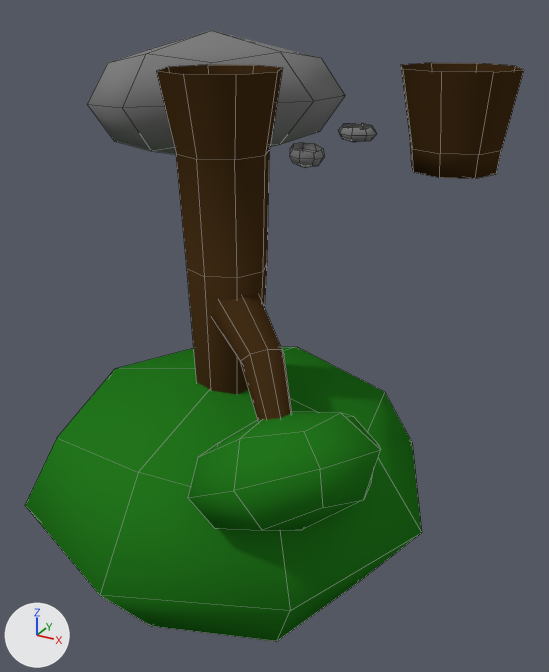
Two versions of the Blender file Assets/Models/TileAssets.blend, one commit apart.
Camera for both pictures: a camera (50 mm lens) standing at (0.996, -1.556, 0.241) and looking at (0.099, 0.076, -0.575). Arrows for +X, +Y and +Z are at lower left; the lights stay in place. Mesh edges are drawn as thin lines.

Names of what the first picture shows: 'Pebble_02', 'Rock_01', 'TreeStump_01', 'Tree_01'.
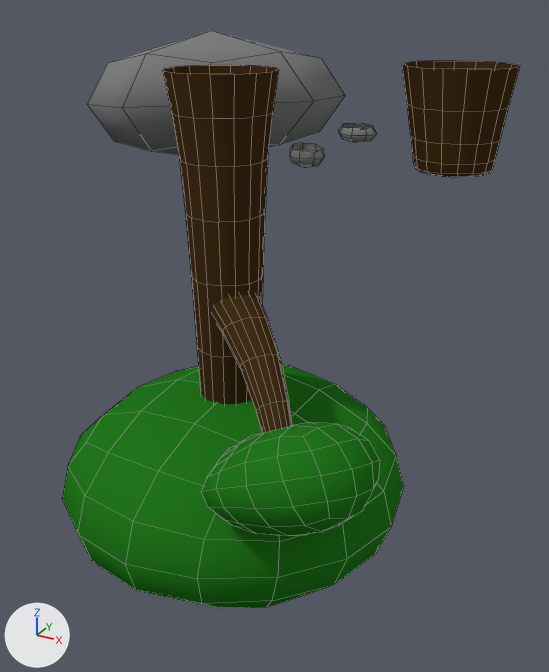
The change, as a list of edits to the scene's bpy script:
```text
Change me_cube_006:
    used by ob_treestump_01; location = (0.462, 0.327, 0.0)
    verts and faces of me_cube_006; kept vertices keep their numbers, new ones are numbered from 25
    before: 0 (-0.105, -0.105, 0.1) at pixel (402, 68), 1 (-0.105, 0.105, 0.1) at pixel (431, 62), 2 (0.105, -0.105, 0.1) at pixel (493, 72), 3 (0.105, 0.105, 0.1) at pixel (515, 65), 4 (0.0, 0.148, 0.1) at pixel (476, 63)
    before: 5 (0.0, -0.148, 0.1) at pixel (441, 71), 6 (-0.148, 0.0, 0.1) at pixel (400, 64), 7 (0.148, 0.0, 0.1) at pixel (523, 69)
    remove me_cube_006.from_pydata(...)  # 25 vertices, 24 faces; spans x -0.148..0.148, y -0.148..0.148, z -0.153..0.1
    add me_cube_006.from_pydata(...)  # 33 vertices, 32 faces; spans x -0.152..0.152, y -0.152..0.152, z -0.14..0.105
    me_cube_006 part 1
    add verts[0] = (-0.108, -0.108, 0.105)  # moved
    add verts[1] = (-0.108, 0.108, 0.105)  # moved
    add verts[2] = (0.108, -0.108, 0.105)  # moved
    add verts[3] = (0.108, 0.108, 0.105)  # moved
    add verts[4] = (0.0, 0.152, 0.105)  # moved
    add verts[5] = (0.0, -0.152, 0.105)  # moved
    add verts[6] = (-0.152, 0.0, 0.105)  # moved
    add verts[7] = (0.152, 0.0, 0.105)  # moved
    me_cube_006 part 2
    1 vertex is removed from x 0.009, y -0.011, z -0.153
    8 faces are deleted
    9 vertices are added at x -0.09..0.108, y -0.11..0.089, z -0.14
    16 new faces join them
Change me_cube:
    used by ob_tree_01; location = (0.0, 0.0, 0.0)
    remove me_cube.from_pydata(...)  # 108 vertices, 89 faces; spans x -0.567..0.567, y -0.567..0.567, z -1.323..0.1
    add me_cube.from_pydata(...)  # 108 vertices, 88 faces; spans x -0.544..0.604, y -0.582..0.562, z -1.284..0.1
    me_cube part 3
    52 vertices move from x -0.567..0.567, y -0.567..0.567, z -1.323..-0.564 to x -0.544..0.604, y -0.582..0.562, z -1.284..-0.543
Change ob_treestump_01:
    add _m = ob_treestump_01.modifiers.new('Subsurf', 'SUBSURF')
    add _m.render_levels = 1
Change ob_tree_01:
    add _m = ob_tree_01.modifiers.new('Subsurf', 'SUBSURF')
    add _m.render_levels = 1
```

What differs and where, as boxes [x1, y1, x2, y2] in the pictures (549 x 672 px; the box of a moved part takes in the faces that stretch with it):
'Tree_01', reshaped, modifiers changed (14% narrower)
    before: [25, 65, 422, 642]
    after: [62, 65, 404, 608]
'TreeStump_01', reshaped, modifiers changed
    before: [401, 63, 524, 179]
    after: [402, 60, 520, 177]
part 1 of me_cube_006, moved or reshaped
    before: [401, 63, 524, 154]
    after: [402, 60, 520, 145]
part 2 of me_cube_006, built on
    after: [415, 166, 492, 177]
part 3 of me_cube, moved or reshaped
    before: [25, 347, 422, 642]
    after: [62, 365, 404, 608]
